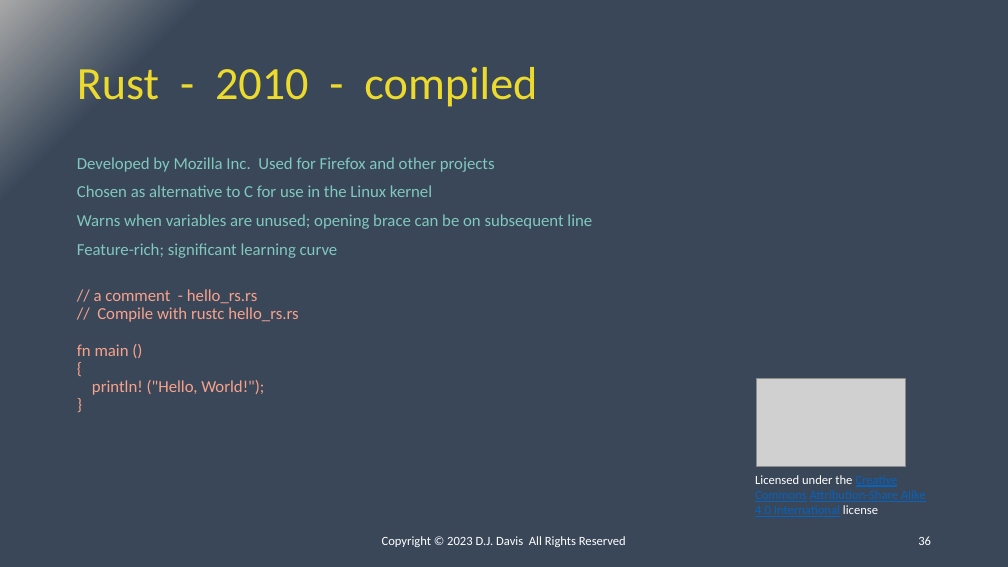
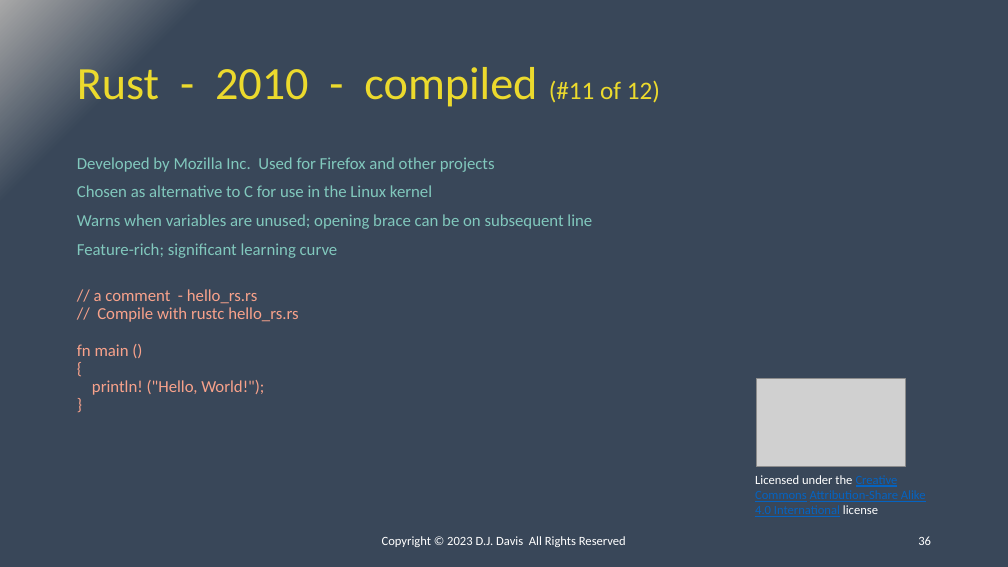
Before and after one commit to ipv3/DC31-BIC, a slide deck: slide 36 of Presentation.pptx. Drawn at 1008x567 pixels with LibreOffice and Linux fonts; fonts in the diff are those of the drawing; grey boxes stand for pictures. Boxes give left, top, right and bottom in pixels: in the first picture for what was removed or moved away, otherwise in the second. Text is boxed around its words. In the diff, an @@ line names an element or a change of style, - is before the commit and + after.

```diff
--- a/Presentation.pptx
+++ b/Presentation.pptx
@@ title at [77,67,660,107]: text changed @@
-Rust - 2010 - compiled
+Rust - 2010 - compiled (#11 of 12)
```
Also in this commit, not shown: 11 other slides changed, 1 other file.
